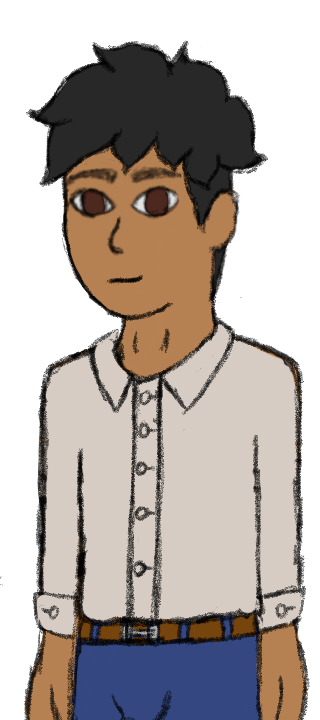
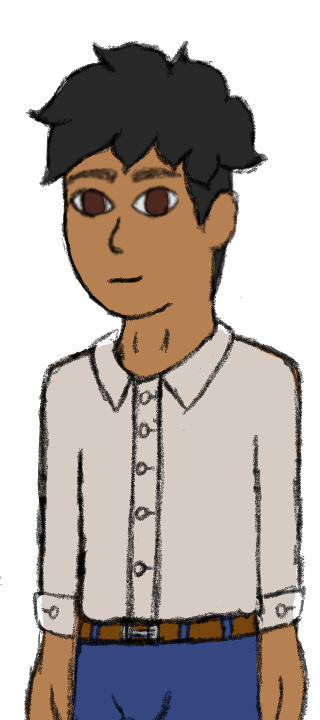
Layers edited between the first and the second 320 x 720 image:
removed group "Group 11" (2 layers) over left=34, top=323, right=302, bottom=628
renamed "Layer 10" to "Group 12 Merged", moved it out of group "Group 11", painted on it over left=34, top=323, right=302, bottom=628
removed layer "Layer 1" from group "Group 11" over left=34, top=323, right=302, bottom=628
removed group "Group 12" (8 layers) over left=34, top=323, right=302, bottom=628
removed layer "Layer 3" from group "Group 12" over left=34, top=323, right=302, bottom=628
removed layer "Layer 4" from group "Group 12" over left=94, top=323, right=236, bottom=349
removed layer "Layer 2" from group "Group 12" over left=34, top=323, right=302, bottom=628
